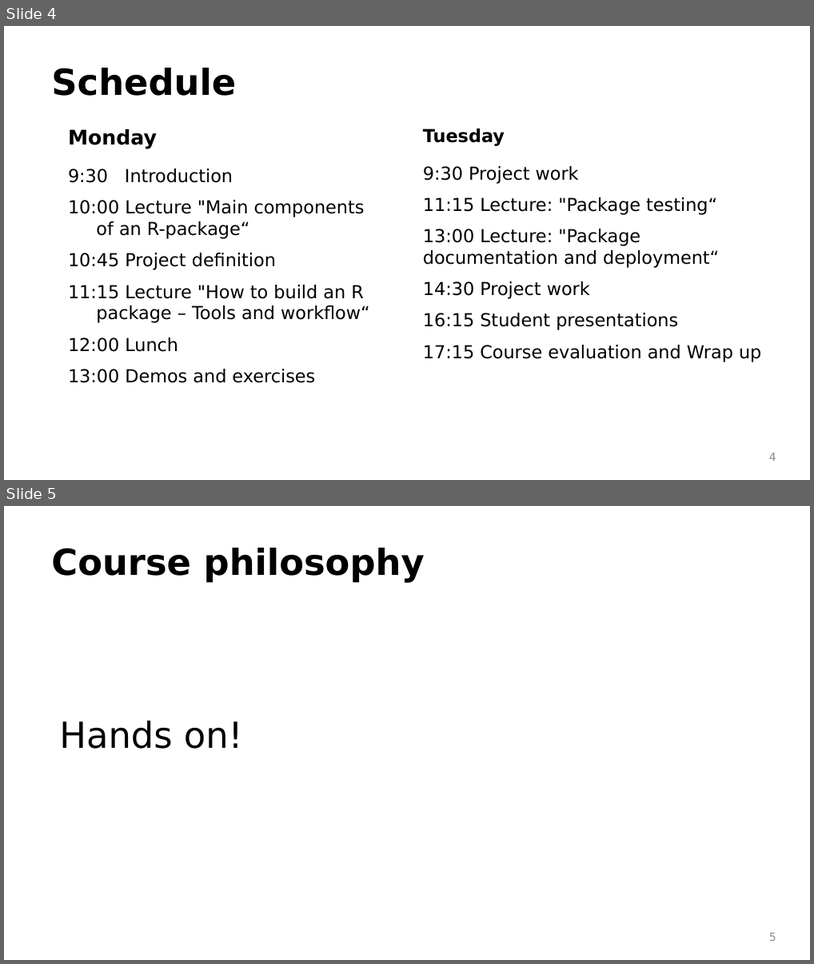
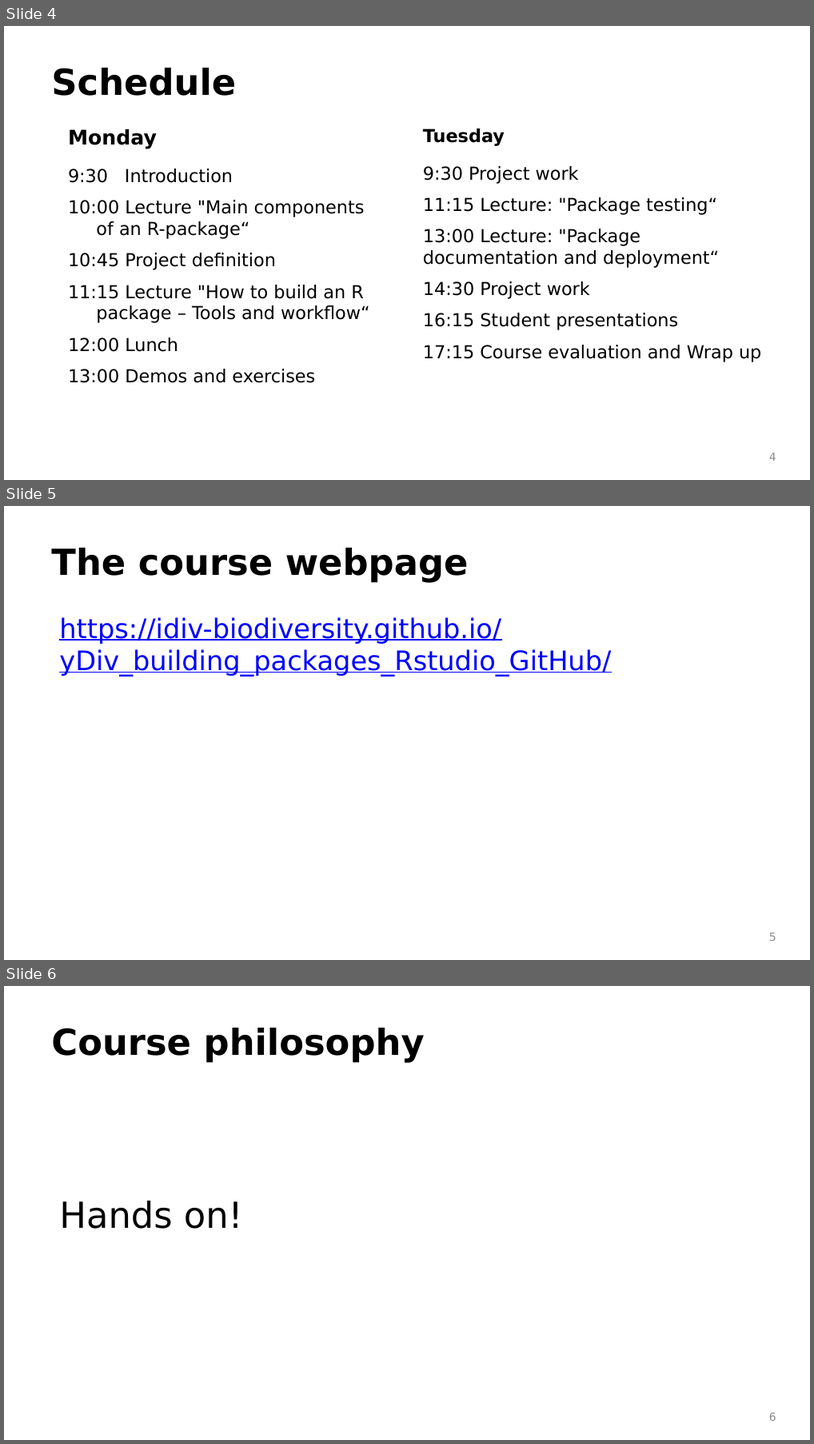
Before and after one commit to idiv-biodiversity/yDiv_building_packages_Rstudio_GitHub, a slide deck: introduction.pptx. Shown one above the other, each under a label of ours: slides 4 and 5 before the commit, slides 4, 5 and 6 after it. The pictures are 814x964 and 814x1444 pixels, drawn with LibreOffice and Linux fonts; fonts in the diff are those of the drawing; background and template pictures are left out. Boxes give left, top, right and bottom in pixels: in the first picture for what was removed or moved away, otherwise in the second. Text is boxed around its words. In the diff, an @@ line names an element or a change of style, - is before the commit and + after.

```diff
--- a/introduction.pptx
+++ b/introduction.pptx
@@ slide 5 added at (x1=4, y1=506, x2=810, y2=960), background picture (left out) @@
@@ text added at (x1=51, y1=548, x2=469, y2=583), 32 pt, text #000000, bold @@
+The course webpage
@@ text added at (x1=59, y1=617, x2=611, y2=676), 24 pt, text #0000FF, underline @@
+https://idiv-biodiversity.github.io/yDiv_building_packages_Rstudio_GitHub/
@@ page number added at (x1=770, y1=932, x2=777, y2=940), 10 pt, text #8C8C8C @@
+5
@@ what was slide 5 is now slide 6 @@
@@ page number at (x1=770, y1=1412, x2=777, y2=1420): text changed @@
-5
+6
```
Also in this commit, not shown: 8 other files.
